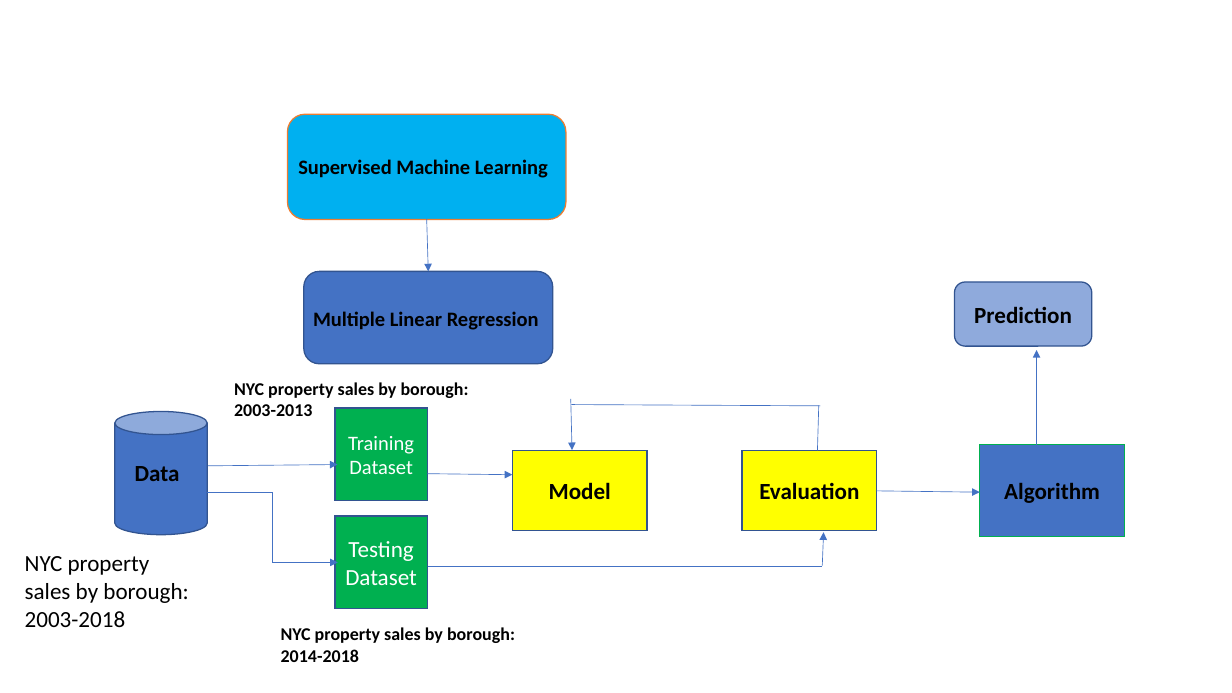
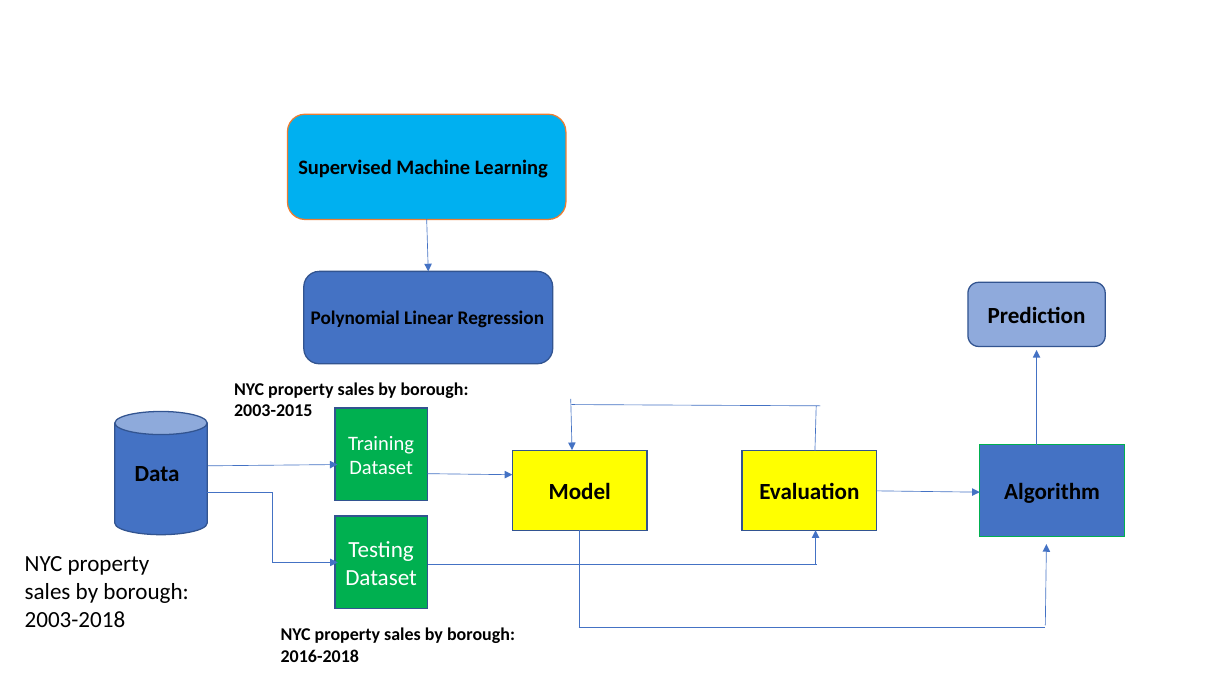
Before and after one commit to VershaR1791/Group8_Project, a slide deck: slide 1 of Machine Learning Model.pptx. Drawn at 1232x693 pixels with LibreOffice and Linux fonts; fonts in the diff are those of the drawing. Boxes give left, top, right and bottom in pixels: in the first picture for what was removed or moved away, otherwise in the second. Text is boxed around its words. In the diff, an @@ line names an element or a change of style, - is before the commit and + after.

Commit message:
Updated Machine Learning Model

```diff
--- a/Machine Learning Model.pptx
+++ b/Machine Learning Model.pptx
@@ rounded rectangle "Prediction" moved from (x1=955, y1=282, x2=1092, y2=346) to (x1=969, y1=283, x2=1106, y2=347) @@
@@ text at (x1=311, y1=310, x2=544, y2=328): text changed; size 16 to 15 pt @@
-Multiple Linear Regression
+Polynomial Linear Regression
@@ text at (x1=234, y1=382, x2=469, y2=416): text changed @@
-NYC property sales by borough: 2003-2013
+NYC property sales by borough: 2003-2015
@@ line added from (579, 531) to (579, 628), #4472C4 0.5 pt @@
@@ arrow moved from (823, 566) - (823, 532) to (816, 565) - (816, 531) @@
@@ line moved from (429, 567) - (823, 567) to (429, 565) - (818, 565) @@
@@ arrow added from (1045, 626) to (1047, 544), #4472C4 0.5 pt @@
@@ text at (x1=281, y1=627, x2=515, y2=662): text changed @@
-NYC property sales by borough: 2014-2018
+NYC property sales by borough: 2016-2018
@@ line added from (579, 628) to (1045, 628), #4472C4 0.5 pt @@
```
